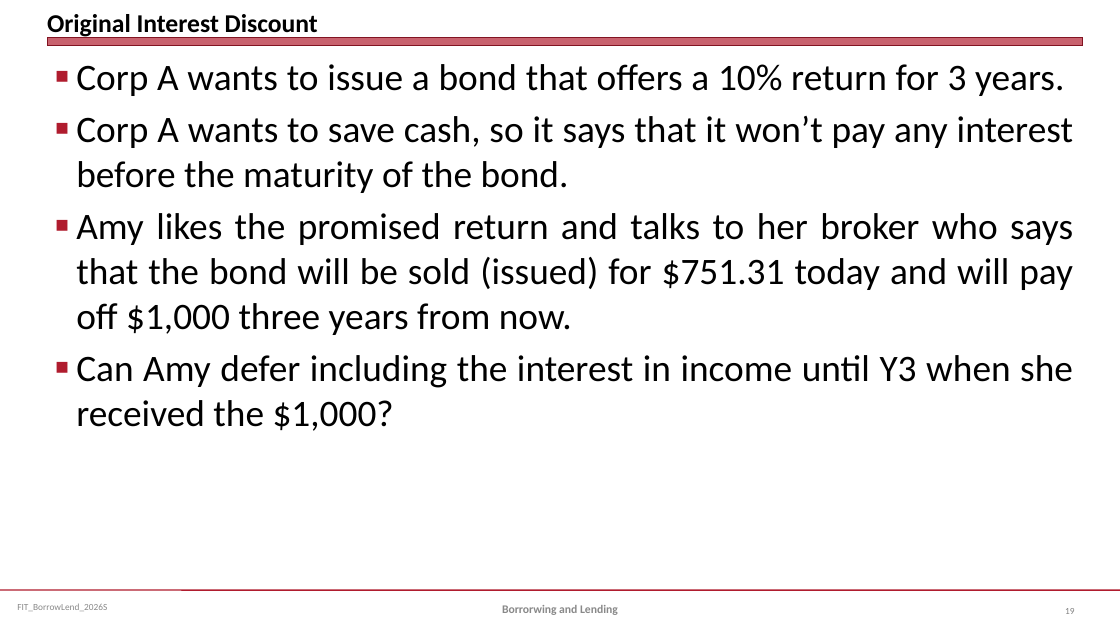
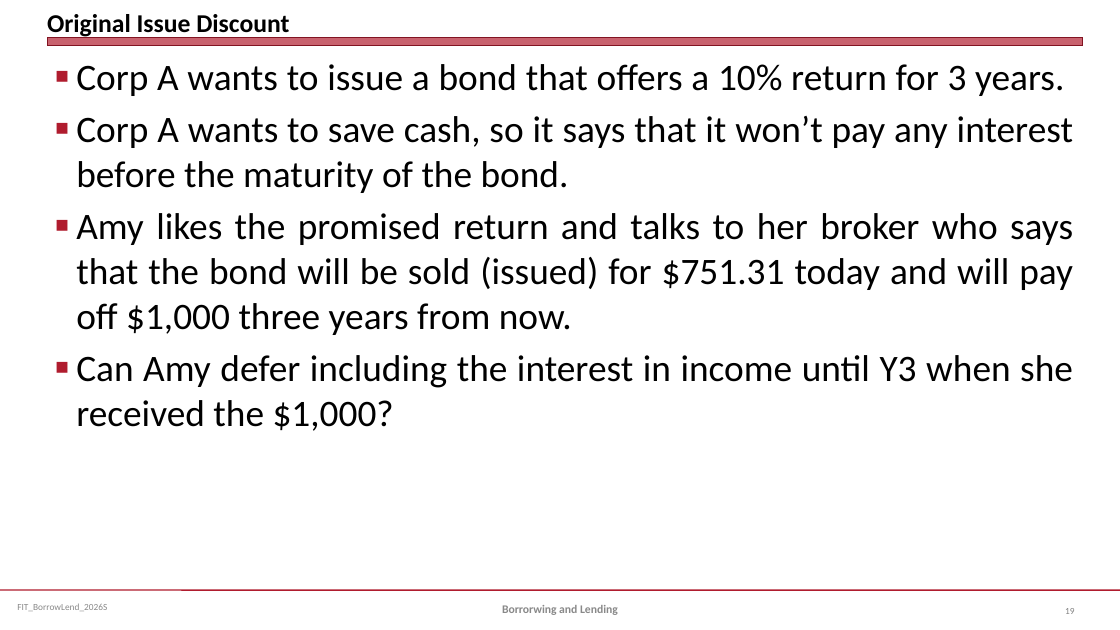
Before and after one commit to jmc877/Fed-Income-Tax, a slide deck: slide 19 of slides/FIT_BorrowLend_2026S.pptx. Drawn at 1120x630 pixels with LibreOffice and Linux fonts; fonts in the diff are those of the drawing. Boxes give left, top, right and bottom in pixels: in the first picture for what was removed or moved away, otherwise in the second. Text is boxed around its words. In the diff, an @@ line names an element or a change of style, - is before the commit and + after.

```diff
--- a/slides/FIT_BorrowLend_2026S.pptx
+++ b/slides/FIT_BorrowLend_2026S.pptx
@@ title at (x1=47, y1=14, x2=289, y2=38): text changed @@
-Original Interest Discount
+Original Issue Discount
```
Also in this commit, not shown: 1 other slide changed, 1 other file.
